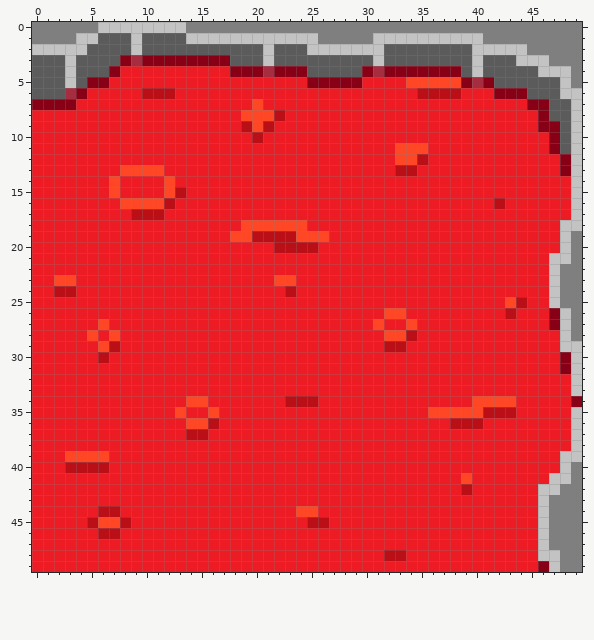
Two states of a pixel-art sprite, images/l0011.png. The picture above was drawn from the file before the commit.
The file is 50x50 pixels.
After the commit:
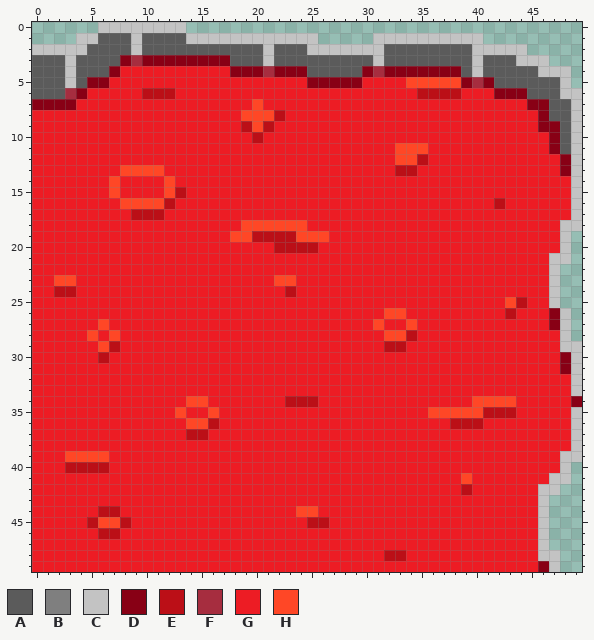
Palette (. is transparent): A #5b5b5b  B #7f7f7f  C #c3c3c3  D #880015  E #bb0f17  F #a62d3f  G #ed1c24  H #ff4726
Changes in this commit:
y 0: x 0..5 BBBBBB -> ......; x 14..49 BBBBBBBBBBBBBBBBBBBBBBBBBBBBBBBBBBBB -> ....................................
y 1: x 0..3 BBBB -> ....; x 26..30 BBBBB -> .....; x 41..49 BBBBBBBBB -> .........
y 2: x 45..49 BBBBB -> .....
y 3: x 47..49 BBB -> ...
y 4..5: x 49 B -> .
y 19..21: x 49 B -> .
y 22..25: x 48..49 BB -> ..
y 26..28: x 49 B -> .
y 40..41: x 49 B -> .
y 42: x 48..49 BB -> ..
y 43..47: x 47..49 BBB -> ...
y 48..49: x 48..49 BB -> ..
